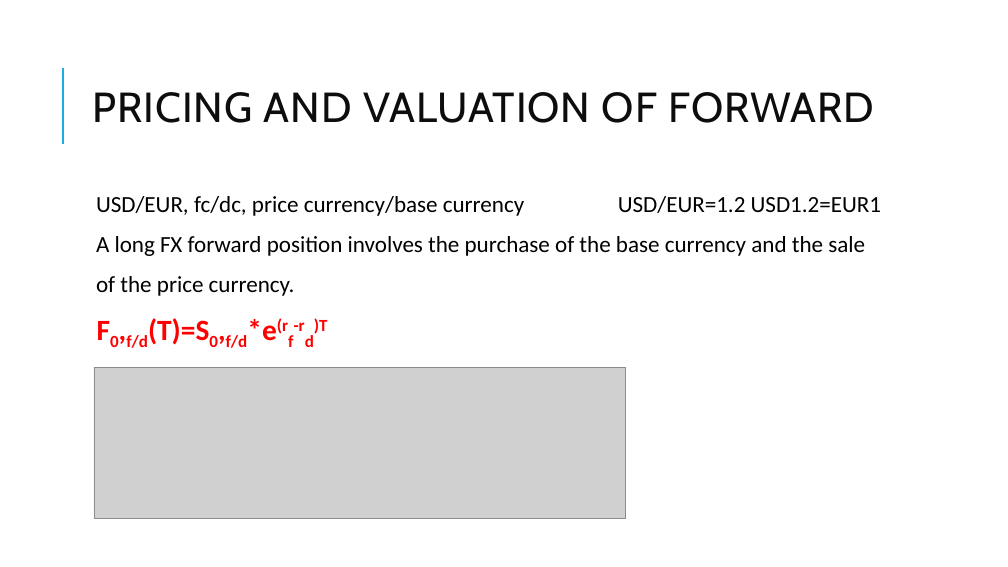
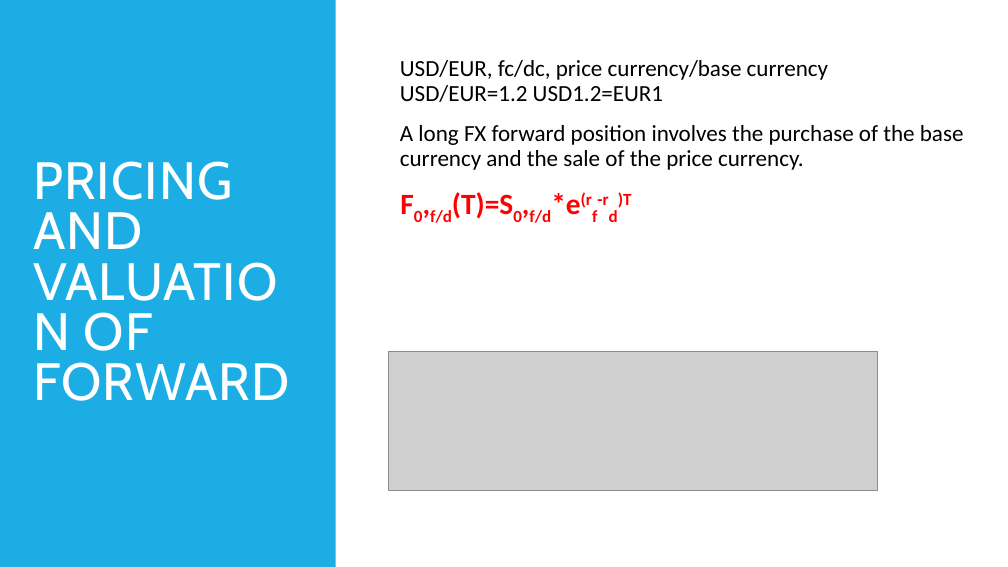
Before and after one commit to Isco0530/data, a slide deck: slide 53 of Derivatives.pptx. Drawn at 1008x567 pixels with LibreOffice and Linux fonts; fonts in the diff are those of the drawing; grey boxes stand for pictures. Boxes give left, top, right and bottom in pixels: in the first picture for what was removed or moved away, otherwise in the second. Text is boxed around its words. In the diff, an @@ line names an element or a change of style, - is before the commit and + after.

```diff
--- a/Derivatives.pptx
+++ b/Derivatives.pptx
@@ rectangle added at [0, 0, 336, 567], fill #1CADE4 @@
@@ title "PRICING AND VALUATION OF FORWARD": place and size @@
-title "PRICING AND VALUATION OF FORWARD" at [92, 92, 874, 123]
+title "PRICING AND VALUATION OF FORWARD" at [33, 161, 289, 401]
@@ title "PRICING AND VALUATION OF FORWARD" at [33, 161, 289, 401]: size 40 to 50 pt, text colour #0D0D0D to #FFFFFF @@
@@ text "USD/EUR, fc/dc, price currency/base currency ...": place and size @@
-text "USD/EUR, fc/dc, price currency/base currency ..." at [96, 196, 881, 348]
+text "USD/EUR, fc/dc, price currency/base currency ..." at [400, 60, 964, 223]
@@ line removed from (63, 144) to (63, 68) @@
@@ text at [400, 125, 964, 170]: text changed @@
-  A long FX forward position involves the purchase of the base currency and the sale
-  of the price currency.
+  A long FX forward position involves the purchase of the base currency and the sale of the price currency.
@@ picture: place and size @@
-picture at [94, 368, 626, 519]
+picture at [389, 351, 878, 490]
```
Also in this commit, not shown: 15 other slides changed, 1 other file.
